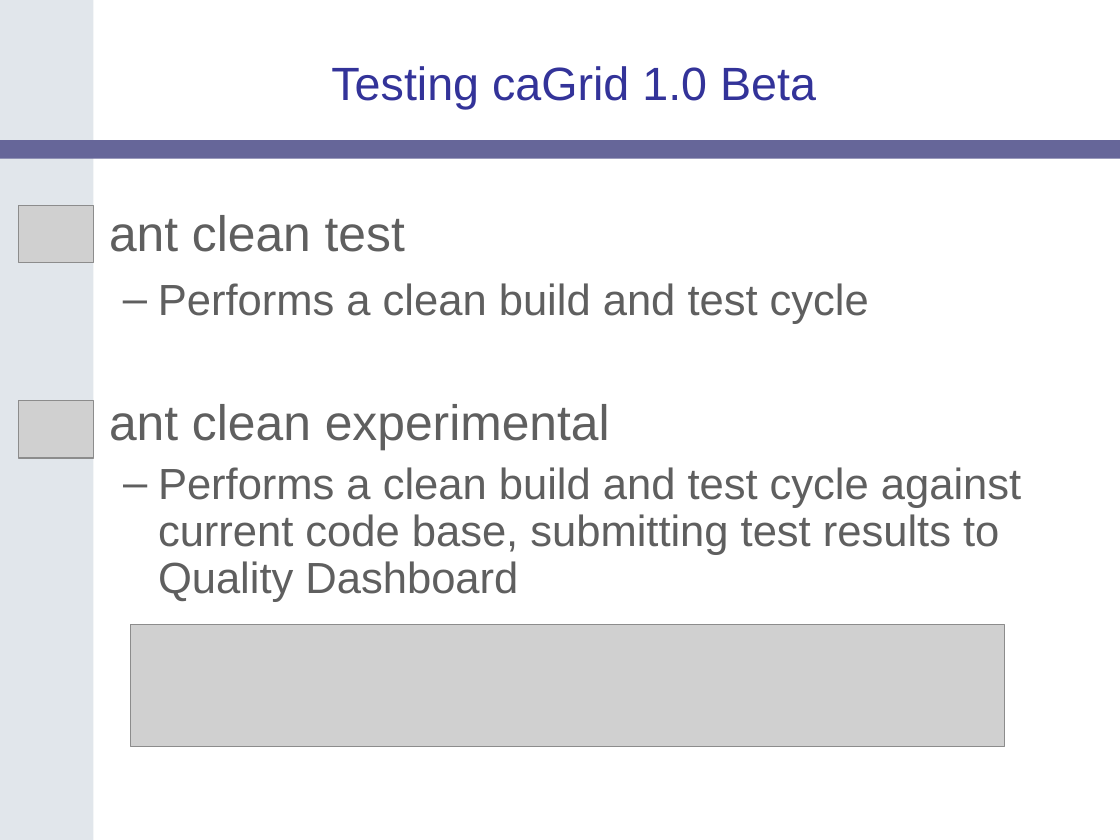
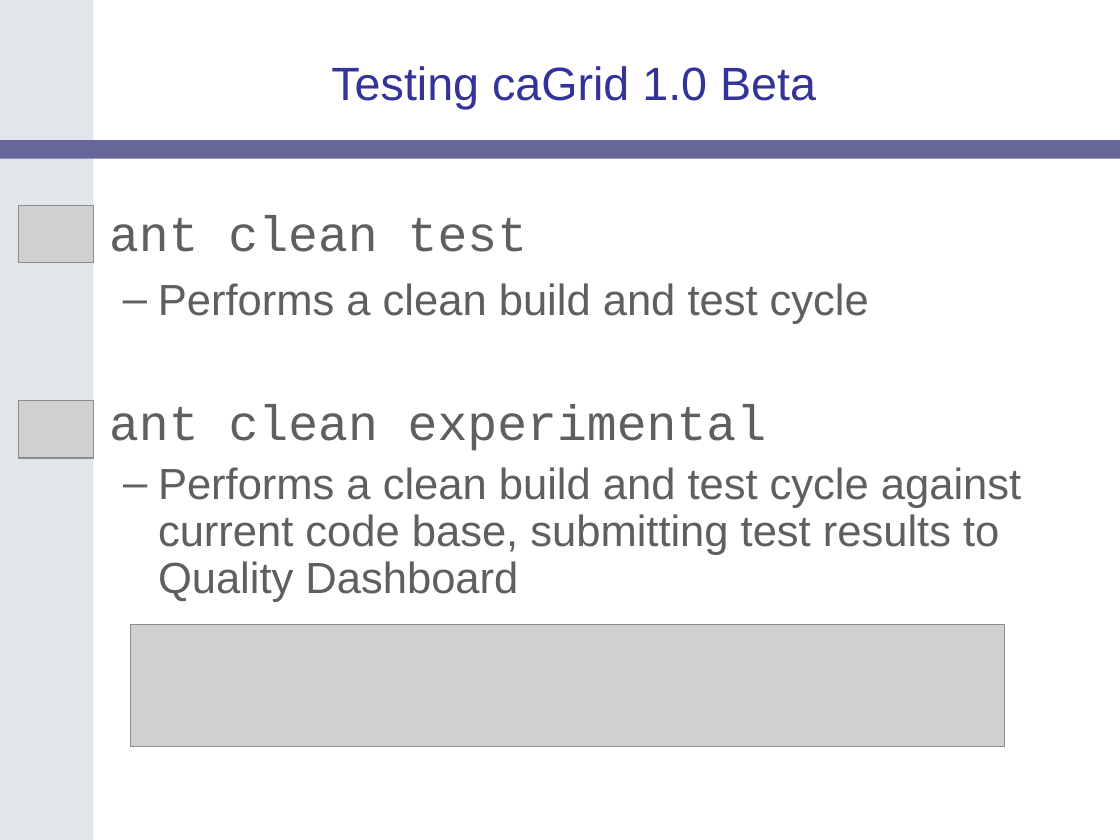
Before and after one commit to NCIP/cagrid-portal, a slide deck: slide 33 of cagrid-1-0/Documentation/presentations/200607_VCDE_ARCH/caGrid-1.0_Beta_Release.ppt. Drawn at 1120x840 pixels with LibreOffice and Linux fonts; fonts in the diff are those of the drawing; grey boxes stand for pictures; background and template pictures are left out. Boxes give left, top, right and bottom in pixels: in the first picture for what was removed or moved away, otherwise in the second. Text is boxed around its words. In the diff, an @@ line names an element or a change of style, - is before the commit and + after.

```diff
--- a/cagrid-1-0/Documentation/presentations/200607_VCDE_ARCH/caGrid-1.0_Beta_Release.ppt
+++ b/cagrid-1-0/Documentation/presentations/200607_VCDE_ARCH/caGrid-1.0_Beta_Release.ppt
@@ text at box(109, 215, 527, 252): font Arial to Courier New in "ant clean test" @@
@@ text at box(109, 404, 766, 451): font Arial to Courier New in "ant clean experimental" @@
```
Also in this commit, not shown: 9 other slides changed.
